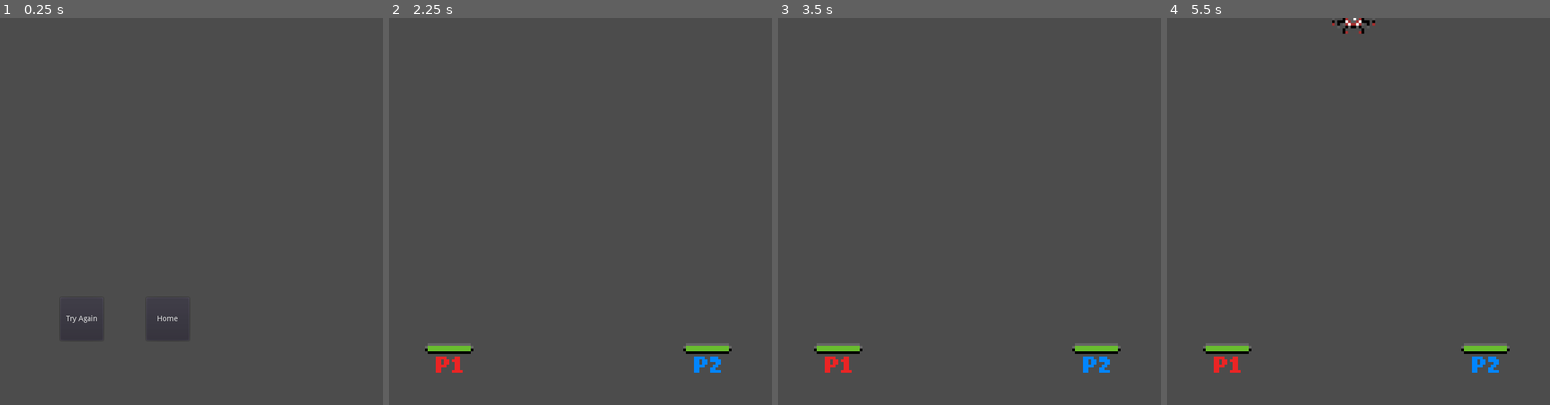
Above: before the commit, frames 1-4 (left to right).
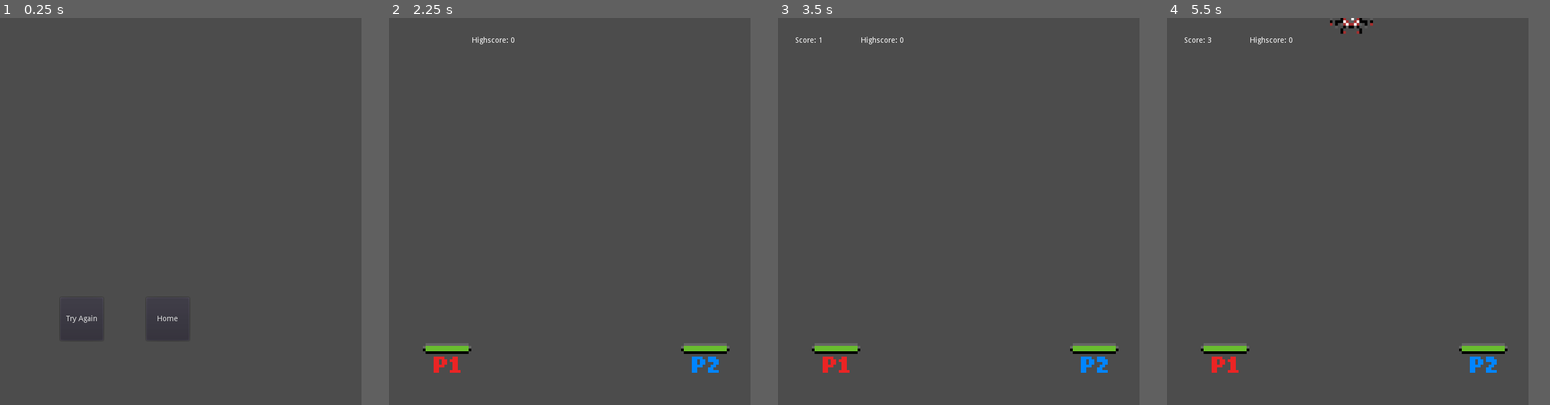
Above: after the commit, the same moments.

Repository: O1L3/prototype
Game: Godot game, scene res://scenes/GameOver.tscn
Two runs of this game, one before a commit and one after it. Both use one fixed random seed, a clock stepped at 60 frames per second and the inputs below. This scene is started directly instead of the project's main scene.
Inputs:
- Up to frame 1 (0.25 s): no input
- Up to frame 2 (2.25 s): click "Home" at 0.5 s; click "Play" at 1.25 s; click "START" at 2 s
- Up to frame 3 (3.5 s): tap Enter at 2.75 s
- Up to frame 4 (5.5 s): tap Space at 3.5 s
In our replay, the window is 720x720 before the commit and 680x720 after it. These sizes can differ from the game's own. Grey fills any space a smaller window leaves; there, only what the larger window draws over its background counts as a difference.

The runs differ from the first frame. In frame 1, only the window size differs. In frame 2, 0.4% of the frame differs, in the area x 8-90%, y 4-92%; in frame 3, 0.4%; in frame 4, 0.7%, in the area x 4-90%, y 0-92%.

Commit message:
version2

Diff:
--- a/Godot_mysql_secure/Singletons/colorState.gd
+++ b/Godot_mysql_secure/Singletons/colorState.gd
@@ -2,6 +2,18 @@
 
 var color1
 var color2
+
+var highscore = 0
+
+var playerName = ""
+
+func highscoreUpdate(score):
+	if score > highscore:
+		highscore = score
+
+
+func playerNameUpdate(Name):
+	playerName=Name
 
 func color1Change(color):
 	color1 = color
--- /dev/null
+++ b/Godot_mysql_secure/Singletons/stats.gd
@@ -0,0 +1 @@
+extends Node
--- a/Godot_mysql_secure/project.godot
+++ b/Godot_mysql_secure/project.godot
@@ -17,10 +17,11 @@
 [autoload]
 
 colorState="*res://Singletons/colorState.gd"
+Stats="*res://Singletons/stats.gd"
 
 [display]
 
-window/size/width=720
+window/size/width=680
 window/size/height=720
 window/size/resizable=false
 
--- a/Godot_mysql_secure/scenes/AbilityDrop.tscn
+++ b/Godot_mysql_secure/scenes/AbilityDrop.tscn
@@ -19,4 +19,7 @@
 [node name="Bigshot" type="Sprite" parent="."]
 texture = ExtResource( 3 )
 
+[node name="Timer" type="Timer" parent="."]
+
 [connection signal="body_entered" from="." to="." method="_on_AbilityDrop_body_entered"]
+[connection signal="timeout" from="Timer" to="." method="_on_Timer_timeout"]
--- a/Godot_mysql_secure/scenes/GameOver.tscn
+++ b/Godot_mysql_secure/scenes/GameOver.tscn
@@ -1,6 +1,7 @@
-[gd_scene load_steps=2 format=2]
+[gd_scene load_steps=3 format=2]
 
 [ext_resource path="res://scripts/GameOver.gd" type="Script" id=1]
+[ext_resource path="res://scripts/Network.gd" type="Script" id=2]
 
 [node name="GameOver" type="CanvasLayer"]
 script = ExtResource( 1 )
@@ -19,5 +20,10 @@
 margin_bottom = 600.0
 text = "Home"
 
+[node name="Control" type="Control" parent="."]
+margin_right = 40.0
+margin_bottom = 40.0
+script = ExtResource( 2 )
+
 [connection signal="pressed" from="TryAgain" to="." method="_on_TryAgain_pressed"]
 [connection signal="pressed" from="HomeScreen" to="." method="_on_HomeScreen_pressed"]
--- a/Godot_mysql_secure/scenes/HomeScreen.tscn
+++ b/Godot_mysql_secure/scenes/HomeScreen.tscn
@@ -1,6 +1,8 @@
-[gd_scene load_steps=2 format=2]
+[gd_scene load_steps=4 format=2]
 
 [ext_resource path="res://scripts/HomeScreen.gd" type="Script" id=1]
+[ext_resource path="res://scenes/UI.tscn" type="PackedScene" id=2]
+[ext_resource path="res://scripts/Network.gd" type="Script" id=3]
 
 [node name="HomeScreen" type="CanvasLayer"]
 script = ExtResource( 1 )
@@ -12,4 +14,11 @@
 margin_bottom = 320.0
 text = "Play"
 
+[node name="UI" parent="." instance=ExtResource( 2 )]
+
+[node name="Control" type="Control" parent="."]
+margin_right = 40.0
+margin_bottom = 40.0
+script = ExtResource( 3 )
+
 [connection signal="pressed" from="Play" to="." method="_on_Play_pressed"]
--- a/Godot_mysql_secure/scenes/Level.tscn
+++ b/Godot_mysql_secure/scenes/Level.tscn
@@ -1,41 +1,57 @@
-[gd_scene load_steps=6 format=2]
+[gd_scene load_steps=8 format=2]
 
 [ext_resource path="res://scripts/Level.gd" type="Script" id=1]
 [ext_resource path="res://scenes/Player.tscn" type="PackedScene" id=2]
 [ext_resource path="res://graphic/EnemyHealthBar.png" type="Texture" id=3]
+[ext_resource path="res://scenes/UI.tscn" type="PackedScene" id=4]
+[ext_resource path="res://scripts/Network.gd" type="Script" id=5]
 
-[sub_resource type="ConvexPolygonShape2D" id=1]
-points = PoolVector2Array( 64, 64, 0, 64, 0, 0, 64, 0 )
+[sub_resource type="ConvexPolygonShape2D" id=3]
+points = PoolVector2Array( 96, 64, 0, 64, 0, 0, 96, 0 )
 
 [sub_resource type="TileSet" id=2]
 0/name = "EnemyHealthBar.png 0"
 0/texture = ExtResource( 3 )
 0/tex_offset = Vector2( 0, 0 )
 0/modulate = Color( 1, 1, 1, 1 )
-0/region = Rect2( 0, 0, 64, 64 )
+0/region = Rect2( 0, 0, 96, 64 )
 0/tile_mode = 0
 0/occluder_offset = Vector2( 0, 0 )
 0/navigation_offset = Vector2( 0, 0 )
 0/shape_offset = Vector2( 0, 0 )
 0/shape_transform = Transform2D( 1, 0, 0, 1, 0, 0 )
-0/shape = SubResource( 1 )
+0/shape = SubResource( 3 )
 0/shape_one_way = false
 0/shape_one_way_margin = 1.0
 0/shapes = [ {
 "autotile_coord": Vector2( 0, 0 ),
 "one_way": false,
 "one_way_margin": 1.0,
-"shape": SubResource( 1 ),
+"shape": SubResource( 3 ),
 "shape_transform": Transform2D( 1, 0, 0, 1, 0, 0 )
 } ]
 0/z_index = 0
+1/name = "EnemyHealthBar.png 1"
+1/texture = ExtResource( 3 )
+1/tex_offset = Vector2( 0, 0 )
+1/modulate = Color( 1, 1, 1, 1 )
+1/region = Rect2( 64, 0, 32, 32 )
+1/tile_mode = 0
+1/occluder_offset = Vector2( 0, 0 )
+1/navigation_offset = Vector2( 0, 0 )
+1/shape_offset = Vector2( 0, 0 )
+1/shape_transform = Transform2D( 1, 0, 0, 1, 0, 0 )
+1/shape_one_way = false
+1/shape_one_way_margin = 0.0
+1/shapes = [  ]
+1/z_index = 0
 
 [node name="Level" type="Node2D"]
 position = Vector2( 10, 10 )
 script = ExtResource( 1 )
 
 [node name="Camera2D" type="Camera2D" parent="."]
-position = Vector2( 350, 350 )
+position = Vector2( 334, 350 )
 current = true
 
 [node name="Player1" parent="." instance=ExtResource( 2 )]
@@ -66,7 +82,7 @@
 position = Vector2( -10, -30 )
 
 [node name="TileMap" type="TileMap" parent="."]
-position = Vector2( -10, -10 )
+position = Vector2( -34, -10 )
 tile_set = SubResource( 2 )
 cell_size = Vector2( 80, 80 )
 collision_layer = 2
@@ -74,5 +90,18 @@
 format = 1
 tile_data = PoolIntArray( -1, 0, 0, -65536, 0, 0, -65535, 0, 0, -65534, 0, 0, -65533, 0, 0, -65532, 0, 0, -65531, 0, 0, …(456 unchanged characters)…
 
+[node name="CanvasLayer" type="CanvasLayer" parent="."]
+
+[node name="UI" parent="CanvasLayer" instance=ExtResource( 4 )]
+margin_left = 10.0
+margin_top = 10.0
+margin_right = 10.0
+margin_bottom = 10.0
+
+[node name="Control" type="Control" parent="."]
+margin_right = 40.0
+margin_bottom = 40.0
+script = ExtResource( 5 )
+
 [connection signal="timeout" from="EnemyTimer" to="." method="_on_EnemyTimer_timeout"]
 [connection signal="timeout" from="ScoreTimer" to="." method="_on_ScoreTimer_timeout"]
--- a/Godot_mysql_secure/scenes/Network.tscn
+++ b/Godot_mysql_secure/scenes/Network.tscn
@@ -78,6 +78,12 @@
 margin_right = 896.0
 margin_bottom = 176.0
 
+[node name="Button" type="Button" parent="."]
+margin_left = 68.0
+margin_top = 567.0
+margin_right = 149.0
+margin_bottom = 641.0
+
 [connection signal="pressed" from="GetPlayer" to="." method="_get_player"]
 [connection signal="pressed" from="GetScores" to="." method="_get_scores"]
-[connection signal="pressed" from="AddScore" to="." method="_submit_score"]
+[connection signal="pressed" from="Button" to="." method="_on_Button_pressed"]
--- /dev/null
+++ b/Godot_mysql_secure/scenes/UI.tscn
@@ -0,0 +1,22 @@
+[gd_scene load_steps=2 format=2]
+
+[ext_resource path="res://scripts/UI.gd" type="Script" id=1]
+
+[node name="UI" type="Control"]
+anchor_right = 1.0
+anchor_bottom = 1.0
+margin_bottom = -640.0
+script = ExtResource( 1 )
+
+[node name="Score" type="Label" parent="."]
+margin_right = 112.0
+margin_bottom = 64.0
+align = 1
+valign = 1
+
+[node name="Highscore" type="Label" parent="."]
+margin_left = 128.0
+margin_right = 256.0
+margin_bottom = 64.0
+align = 1
+valign = 1
--- a/Godot_mysql_secure/scripts/GameOver.gd
+++ b/Godot_mysql_secure/scripts/GameOver.gd
@@ -1,19 +1,11 @@
 extends CanvasLayer
 
 
-# Declare member variables here. Examples:
-# var a = 2
-# var b = "text"
+
+func _ready():
+	$Control._add_score()
 
 
-# Called when the node enters the scene tree for the first time.
-func _ready():
-	pass # Replace with function body.
-
-
-# Called every frame. 'delta' is the elapsed time since the previous frame.
-#func _process(delta):
-#	pass
 
 
 func _on_TryAgain_pressed():
--- a/Godot_mysql_secure/scripts/HomeScreen.gd
+++ b/Godot_mysql_secure/scripts/HomeScreen.gd
@@ -1,6 +1,7 @@
 extends CanvasLayer
 
-
+func _ready():
+	$Control._get_player()
 
 
 func _on_Play_pressed():
--- a/Godot_mysql_secure/scripts/Level.gd
+++ b/Godot_mysql_secure/scripts/Level.gd
@@ -1,4 +1,7 @@
 extends Node2D
+
+onready var ui  = get_node("/root/Level/CanvasLayer/UI")
+
 const enemypath = preload("res://scenes/Enemy.tscn")
 var score = 0
 var waitWave1 = [2.0, 4.0]
@@ -14,14 +17,19 @@
 	$SpawnPosition.position.x = rngSpawn.randf_range(0.0,700.0)
 	$EnemyTimer.wait_time = rng.randf_range(2.0, 3.0)
 	$EnemyTimer.start()
+	ui.scoreVisible(true)
 
 func _process(delta):
 	$Player1.shipColor(colorState.color1)
 	$Player2.shipColor(colorState.color2)
 
+func saveScore():
+	if score > colorState.highscore:
+		colorState.highscoreUpdate(score)
+
 func scoreUpdate(scorePlus):
 	score += scorePlus
-	print(score)
+	ui.setScore(score)
 
 func shipColorChoice(color):
 
@@ -54,5 +62,5 @@
 
 
 func _on_ScoreTimer_timeout():
-	score+=1
+	scoreUpdate(1)
 	$ScoreTimer.start()
--- a/Godot_mysql_secure/scripts/Network.gd
+++ b/Godot_mysql_secure/scripts/Network.gd
@@ -1,5 +1,5 @@
 extends Control
-
+var start = false
 
 # Declare member variables here. Examples:
 var http_request : HTTPRequest = HTTPRequest.new()
@@ -96,18 +96,21 @@
 	#$TextEdit.set_text(response_body)
 
 	if response['response']['size'] > 0:
-		$TextEdit.set_text("")
 		for n in (response['response']['size']):
-			$TextEdit.set_text($TextEdit.get_text() + String(response['response'][String(n)]['player_name']) + "\t\t" + String(response['response'][String(n)]['score']) + "\n")
-	else:
-		$TextEdit.set_text("No data")
+			if start:
+				var highscores = int(String(response['response'][String(n)]['score']))
+				var Name = str(String(response['response'][String(n)]['player_name']))
+				colorState.highscoreUpdate(highscores)
+				colorState.playerNameUpdate(Name)
+			else:
+				$TextEdit.set_text($TextEdit.get_text() + String(response['response'][String(n)]['player_name']) + "\t\t" + String(response['response'][String(n)]['score']) + "\n")
 
 
 
-
-func _submit_score():
-	var user_name = $PlayerName.get_text()
-	var score = $Score.get_text()
+func _add_score():
+	start = false
+	var user_name = colorState.playerName
+	var score = colorState.highscore
 	var command = "add_score"
 	var data = {"username" : user_name, "score" : score}
 	request_queue.push_back({"command" : command, "data" : data})
@@ -119,7 +122,13 @@
 	print("get scores")
 
 func _get_player():
-	var user_id = $ID.get_text()
+	start = true
+	var user_id = 1
 	var command = "get_player"
 	var data = {"user_id" : user_id}
 	request_queue.push_back({"command" : command, "data" : data})
+
+
+
+func _on_Button_pressed():
+	get_tree().change_scene("res://scenes/HomeScreen.tscn")
--- a/Godot_mysql_secure/scripts/Player.gd
+++ b/Godot_mysql_secure/scripts/Player.gd
@@ -13,6 +13,8 @@
 export(String) var shot
 export(String) var color
 export(int) var pNum
+
+onready var level := get_tree().root.get_node("Level")
 
 const bulletpath = preload("res://scenes/Bullet.tscn")
 const bigbulletpath = preload("res://scenes/BigBullet.tscn")
@@ -50,6 +52,7 @@
 	healthbar.value = health
 
 func dead():
+	level.saveScore()
 	get_tree().change_scene("res://scenes/GameOver.tscn")
 
 func shoot():
--- /dev/null
+++ b/Godot_mysql_secure/scripts/UI.gd
@@ -0,0 +1,14 @@
+extends Control
+
+func scoreVisible(i):
+	if i:
+		$Score.visible = true
+	else:
+		$Score.visible = true
+
+func setScore(score):
+	$Score.text = "Score: " + str(score)
+
+
+func _process(delta):
+	$Highscore.text = "Highscore: " + str(colorState.highscore)
